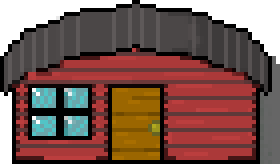
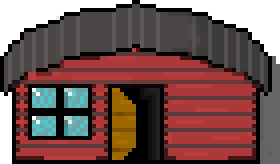
Layers edited between the first and the second w=280, h=164 image:
hid "Single Floor House" over [112, 88, 160, 160]
added group "Door Animation" with 4 layers over [112, 88, 160, 160]
added layer "Open Final" in group "Door Animation" over [112, 88, 160, 160]
